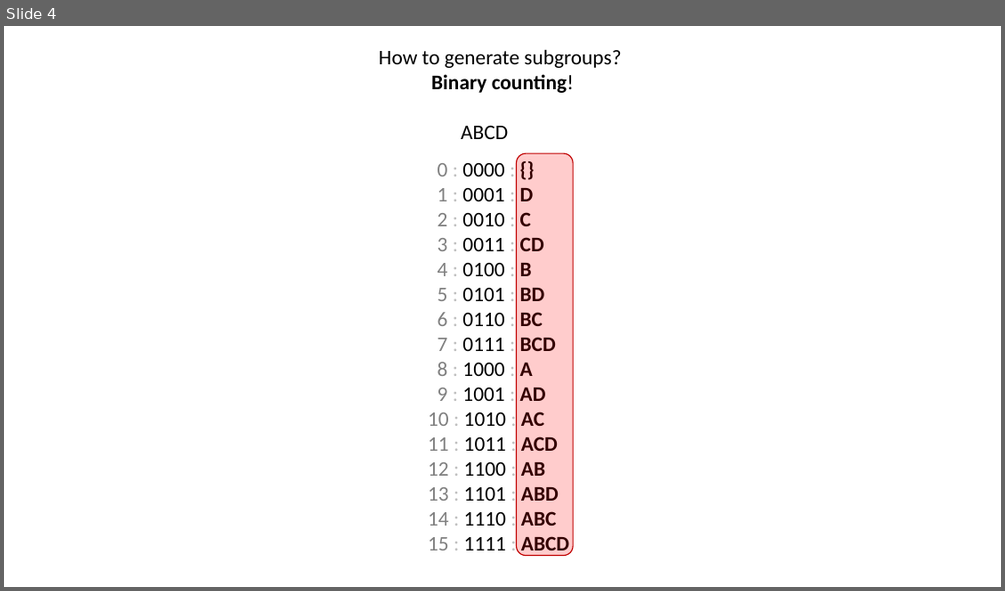
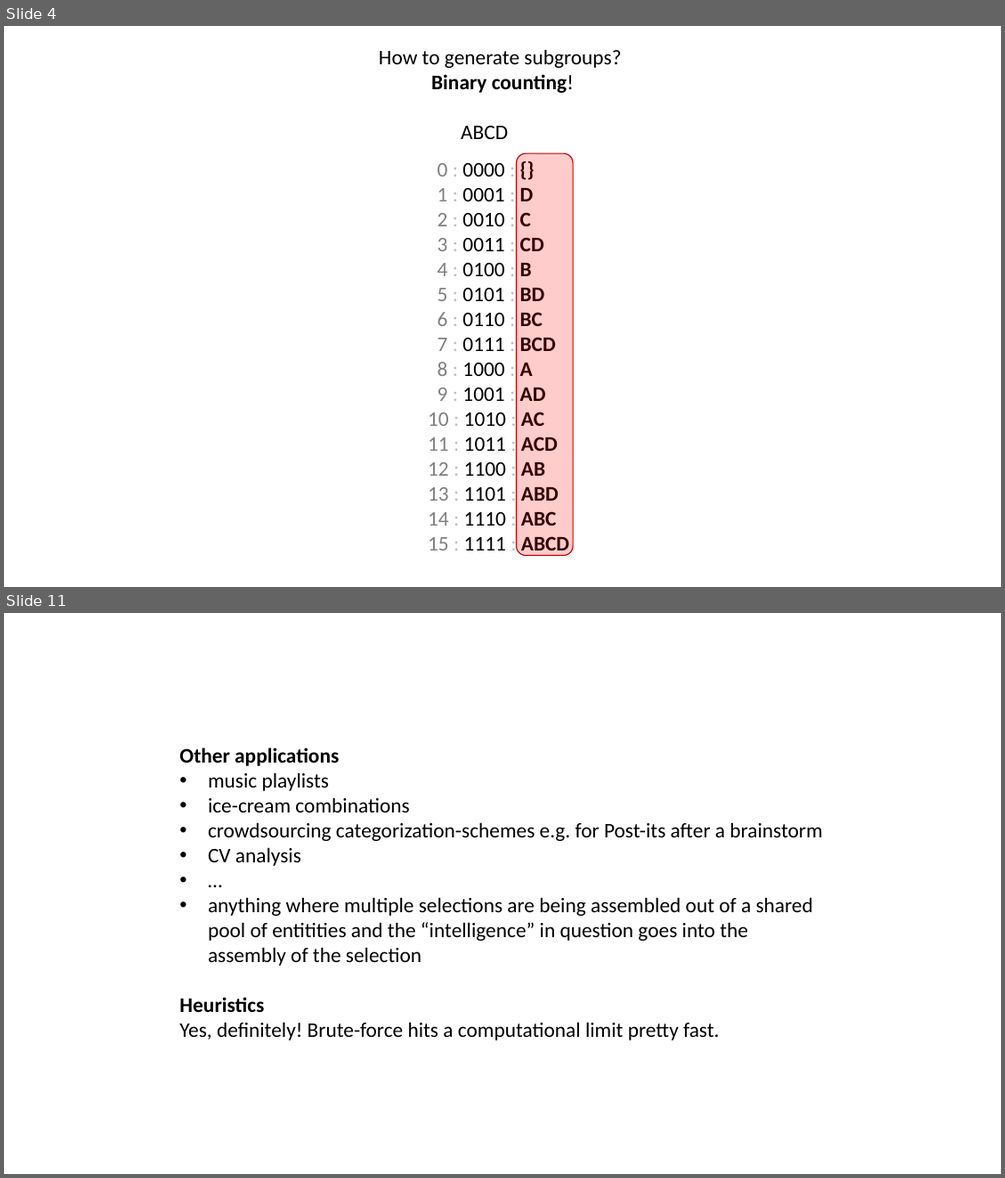
Before and after one commit to benjaminaaron/subgroups, a slide deck: presentation/presentation.pptx. Shown one above the other, each under a label of ours: slide 4 before the commit, slides 4 and 11 after it; the slides between them are not shown. The pictures are 1005x591 and 1005x1178 pixels, drawn with LibreOffice and Linux fonts; fonts in the diff are those of the drawing. Boxes give left, top, right and bottom in pixels: in the first picture for what was removed or moved away, otherwise in the second. Text is boxed around its words. In the diff, an @@ line names an element or a change of style, - is before the commit and + after.

```diff
--- a/presentation/presentation.pptx
+++ b/presentation/presentation.pptx
@@ slide 11 added at <box>4,613,1001,1174</box>, background #FFFFFF @@
@@ text added at <box>179,747,822,1040</box>, 20 pt, text #000000 @@
+Other applications
+• music playlists
+• ice-cream combinations
+• crowdsourcing categorization-schemes e.g. for Post-its after a brainstorm
+• CV analysis
+• …
+• anything where multiple selections are being assembled out of a shared pool of entitities and the “intelligence” in question goes into the assembly of the selection
+Heuristics
+Yes, definitely! Brute-force hits a computational limit pretty fast.
```
Also in this commit, not shown: 2 slides changed, 6 other slides added, 2 slides removed, 1 other file.
